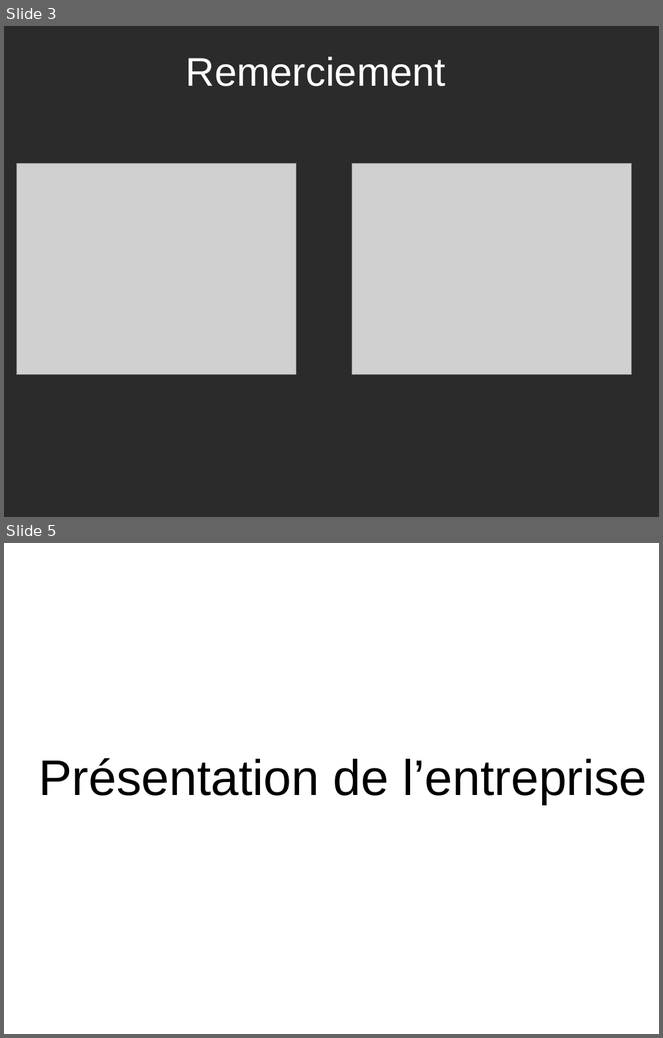
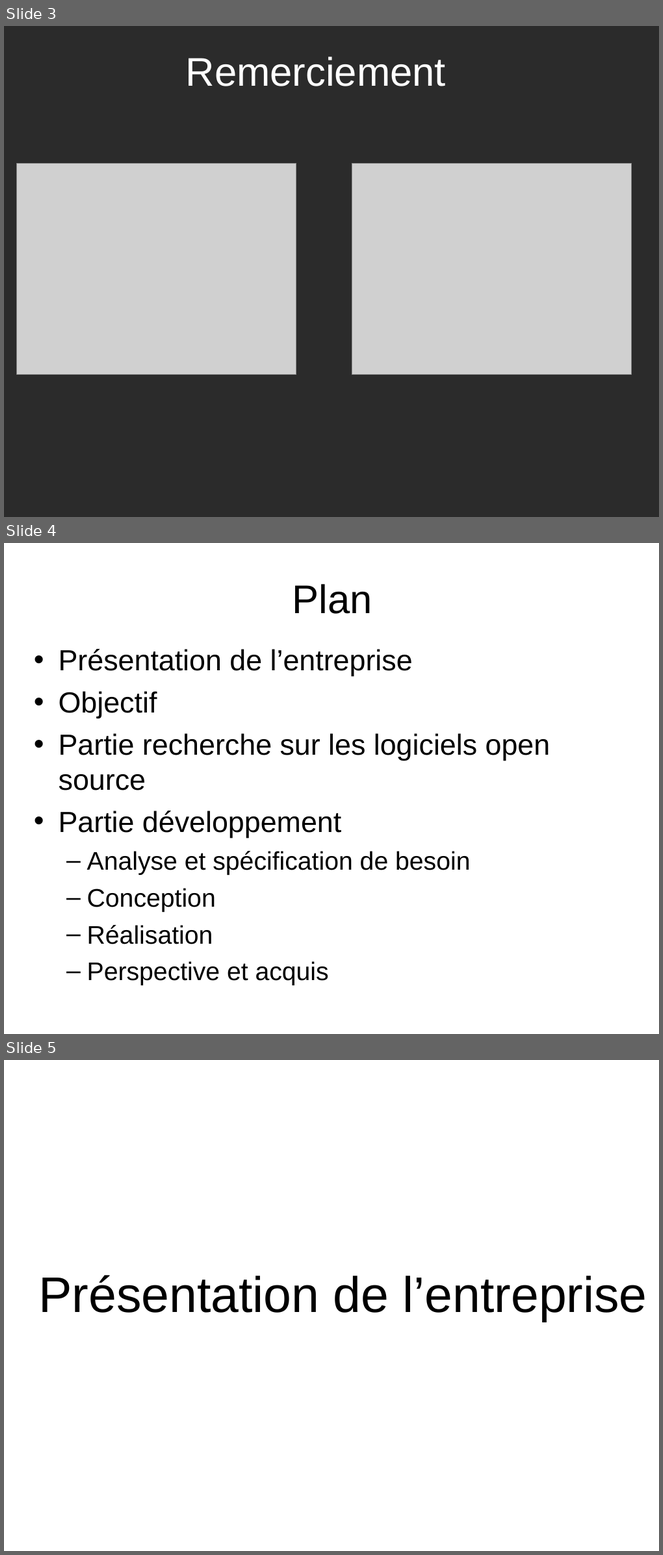
Before and after one commit to HabibAroua/Criminel_dep, a slide deck: documentation/presentation/P1/2734.ppt. Shown one above the other, each under a label of ours: slides 3 and 5 before the commit, slides 3, 4 and 5 after it; the slides between them are not shown. The pictures are 663x1038 and 663x1555 pixels, drawn with LibreOffice and Linux fonts; fonts in the diff are those of the drawing; grey boxes stand for pictures; background and template pictures are left out; a plain dark background stands for a picture behind light text. Boxes give left, top, right and bottom in pixels: in the first picture for what was removed or moved away, otherwise in the second. Text is boxed around its words. In the diff, an @@ line names an element or a change of style, - is before the commit and + after.

```diff
--- a/documentation/presentation/P1/2734.ppt
+++ b/documentation/presentation/P1/2734.ppt
@@ slide 4 added at (x1=4, y1=543, x2=659, y2=1034), background picture (left out) @@
@@ title added at (x1=293, y1=584, x2=373, y2=614), 44 pt, text #000000 @@
+Plan
@@ text added at (x1=59, y1=649, x2=551, y2=986), 32 pt, text #000000 @@
+• Présentation de l’entreprise
+• Objectif
+• Partie recherche sur les logiciels open source
+• Partie développement
+  – Analyse et spécification de besoin
+  – Conception
+  – Réalisation
+  – Perspective et acquis
```
Also in this commit, not shown: 1 slide removed.
